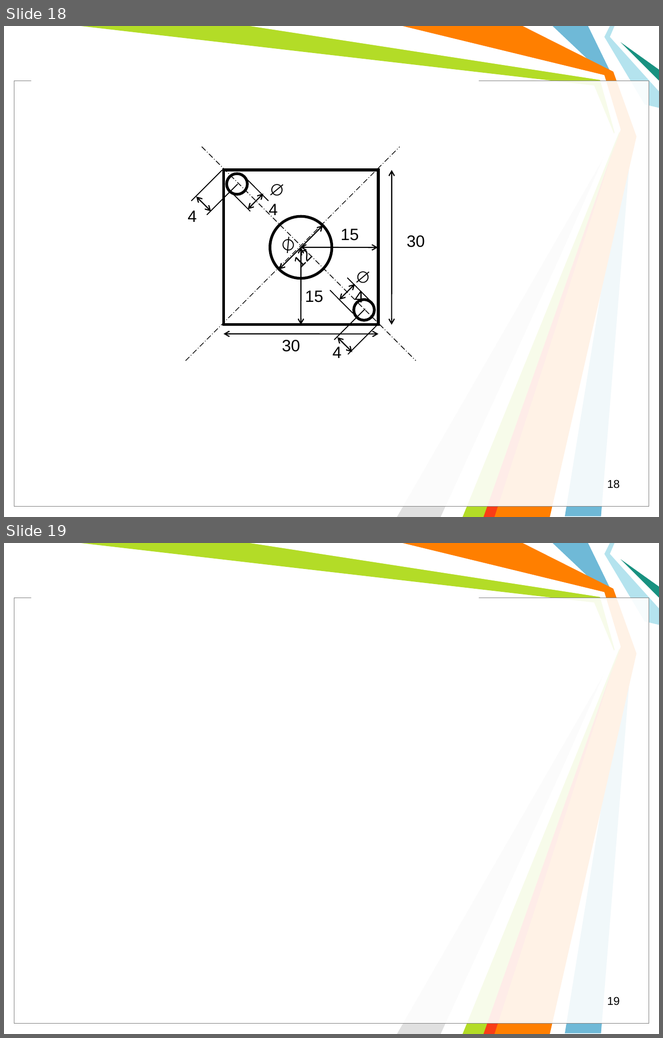
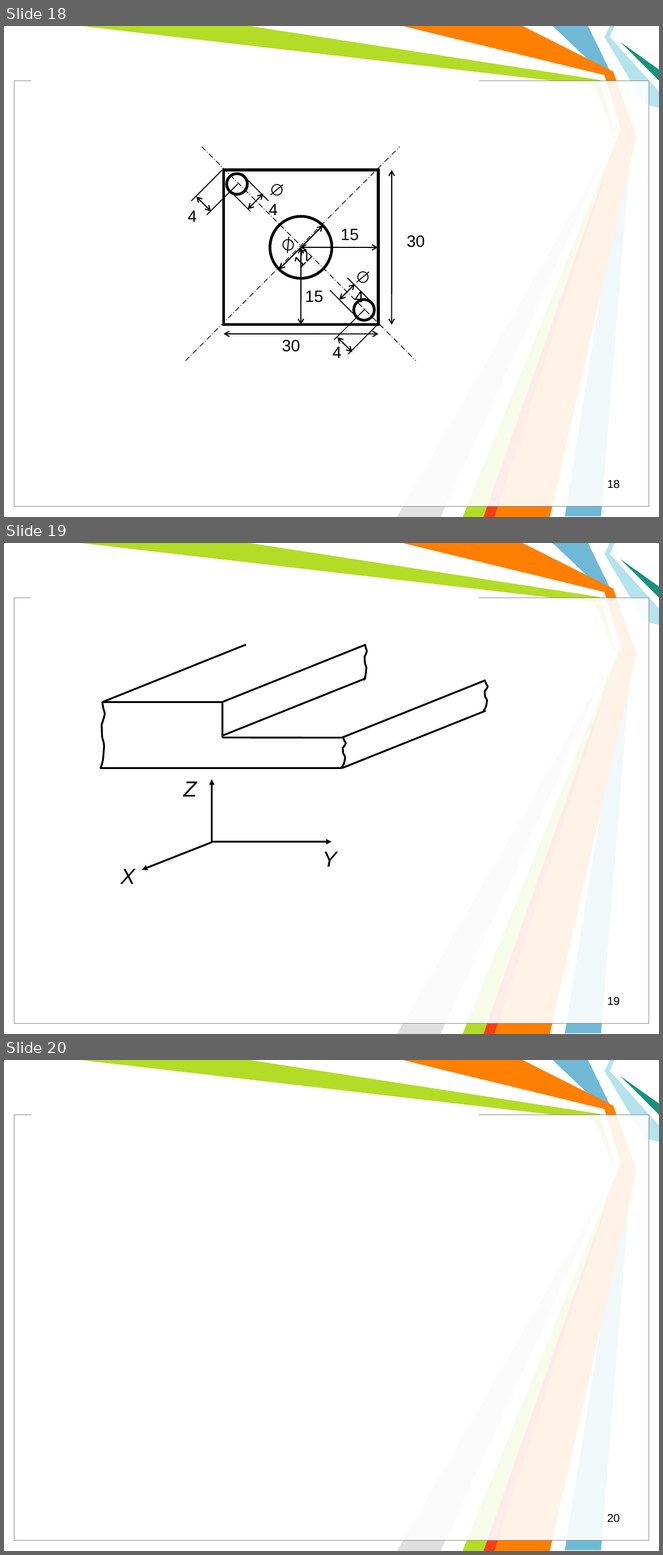
Before and after one commit to l432/NMK, a slide deck: Lecture/FIT/Less00.ppt. Shown one above the other, each under a label of ours: slides 18 and 19 before the commit, slides 18, 19 and 20 after it. The pictures are 663x1038 and 663x1555 pixels, drawn with LibreOffice and Linux fonts; fonts in the diff are those of the drawing; background and template pictures are left out. Boxes give left, top, right and bottom in pixels: in the first picture for what was removed or moved away, otherwise in the second. Text is boxed around its words. In the diff, an @@ line names an element or a change of style, - is before the commit and + after.

```diff
--- a/Lecture/FIT/Less00.ppt
+++ b/Lecture/FIT/Less00.ppt
@@ slide 19 added at (4,543,659,1034), background #FFFFFF; not listed: 11 template elements that a slide beside it also shows @@
@@ line added from (103, 702) to (246, 644), #000000 2.01 pt @@
@@ line added from (222, 702) to (366, 644), #000000 2.01 pt @@
@@ freeform shape added at (364,644,367,680), outline #000000 2.01 pt @@
@@ line added from (222, 735) to (366, 679), #000000 2.01 pt @@
@@ line added from (342, 737) to (486, 681), #000000 2.01 pt @@
@@ freeform shape added at (483,681,488,711), outline #000000 2.01 pt @@
@@ freeform shape added at (100,702,105,769), outline #000000 2.01 pt @@
@@ line added from (103, 702) to (222, 702), #000000 2.01 pt @@
@@ line added from (222, 702) to (222, 737), #000000 2.01 pt @@
@@ line added from (342, 768) to (486, 711), #000000 2.01 pt @@
@@ line added from (222, 737) to (342, 737), #000000 2.01 pt @@
@@ freeform shape added at (341,738,346,768), outline #000000 2.01 pt @@
@@ line added from (100, 768) to (342, 768), #000000 2.01 pt @@
@@ text added at (183,782,197,797), 24 pt, text #000000, italic @@
+Z
@@ arrow added from (211, 842) to (211, 780), #000000 2.01 pt @@
@@ arrow added from (211, 843) to (142, 870), #000000 2.01 pt @@
@@ arrow added from (211, 842) to (332, 842), #000000 2.01 pt @@
@@ text added at (322,852,337,867), 24 pt, text #000000, italic @@
+Y
@@ text added at (120,869,135,884), 24 pt, text #000000, italic @@
+X
@@ page number added at (607,997,620,1006), 12.5 pt, text #000000 @@
+19
@@ what was slide 19 is now slide 20 @@
@@ page number at (607,1514,620,1523): text changed @@
-19
+20
```
Also in this commit, not shown: 1 other slide added, 1 other file.
